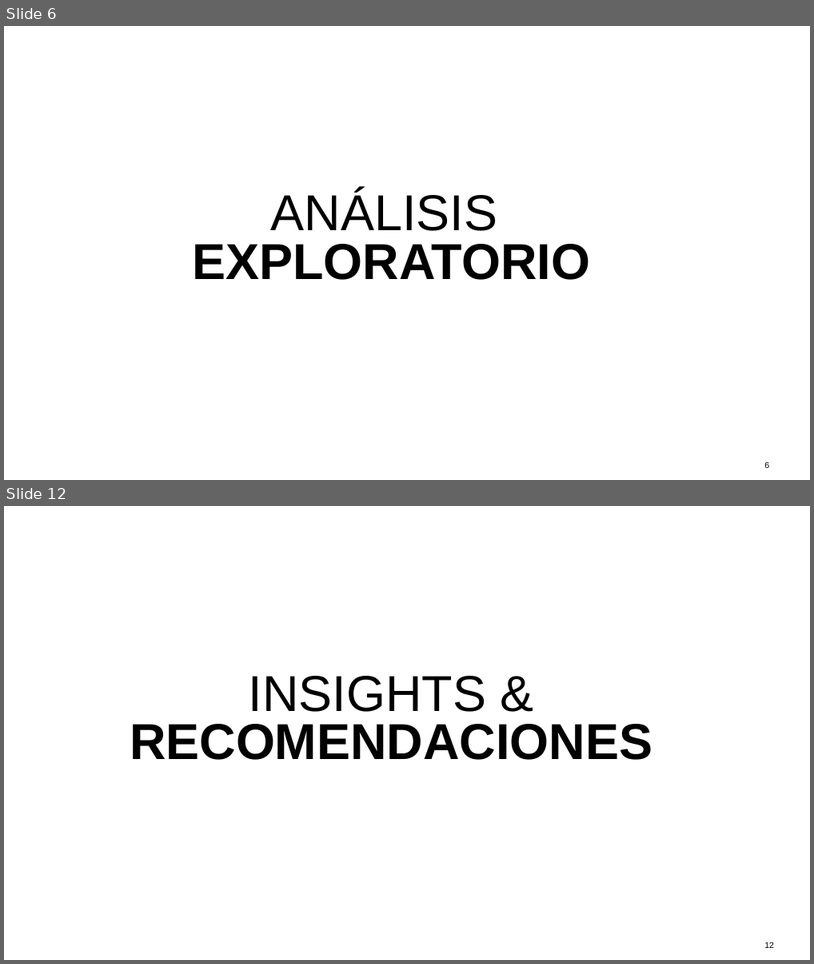
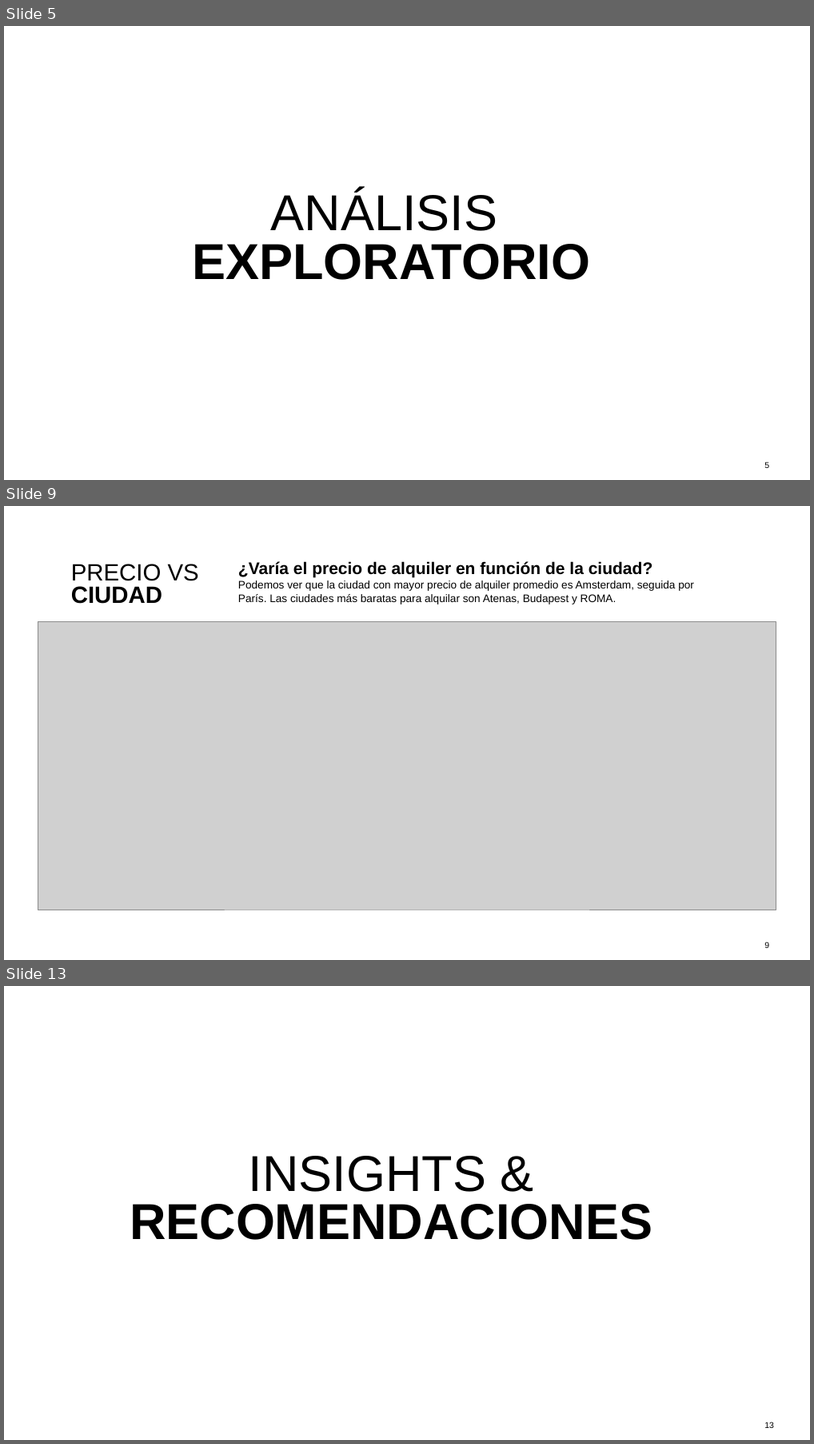
Before and after one commit to tekluis/CoderHouse, a slide deck: 11-PRESENTACION_TEK.pptx. Shown one above the other, each under a label of ours: slides 6 and 12 before the commit, slides 5, 9 and 13 after it; the slides between them are not shown. The pictures are 814x964 and 814x1444 pixels, drawn with LibreOffice and Linux fonts; fonts in the diff are those of the drawing; grey boxes stand for pictures. Boxes give left, top, right and bottom in pixels: in the first picture for what was removed or moved away, otherwise in the second. Text is boxed around its words. In the diff, an @@ line names an element or a change of style, - is before the commit and + after.

```diff
--- a/11-PRESENTACION_TEK.pptx
+++ b/11-PRESENTACION_TEK.pptx
@@ slide 9 added at (x1=4, y1=506, x2=810, y2=960), background #FFFFFF @@
@@ text added at (x1=71, y1=564, x2=199, y2=604), 28 pt, text #000000 @@
+PRECIO VS CIUDAD
@@ text added at (x1=238, y1=561, x2=694, y2=604), 13 pt, text #000000 @@
+¿Varía el precio de alquiler en función de la ciudad?
+Podemos ver que la ciudad con mayor precio de alquiler promedio es Amsterdam, seguida por París. Las ciudades más baratas para alquilar son Atenas, Budapest y ROMA.
@@ picture added at (x1=38, y1=622, x2=777, y2=909) @@
@@ page number added at (x1=765, y1=941, x2=770, y2=948), 10 pt, text #000000 @@
+9
@@ what was slide 6 is now slide 5 @@
@@ page number at (x1=765, y1=461, x2=770, y2=468): text changed @@
-6
+5
@@ what was slide 12 is now slide 13 @@
```
Also in this commit, not shown: 8 slides changed, 1 other slide added, 1 slide removed, 1 other file.
